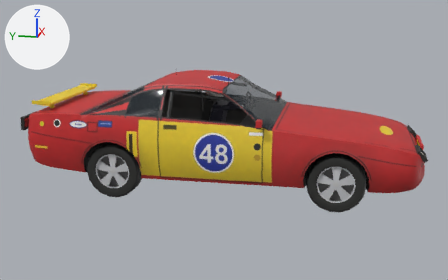
The glTF model public/cars/field/models/48.glb, before and after one commit.
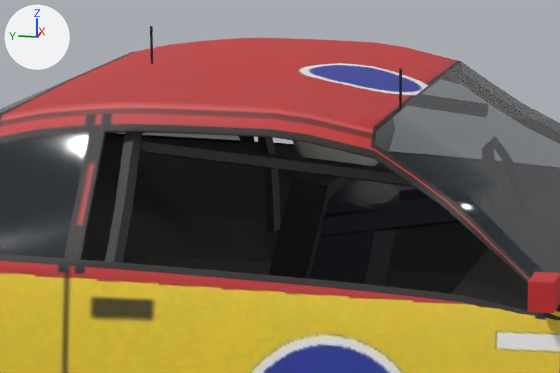
Old and new are each drawn whole from a camera (50 mm lens) standing at (-7.44, -1.36, 2.41) and looking at (-0.04, 0.12, 0.56) and again close up on the part from 32% to 59% of the width and 22% to 50% of the height. The axes (+X, +Y, +Z) are drawn at upper left. The lights are the same throughout. The first two pictures are the older version. Vertices at exactly the same position are counted once.

The first close-up shows 'body'.
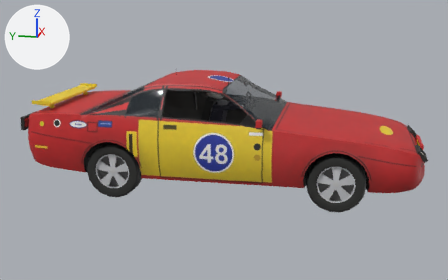
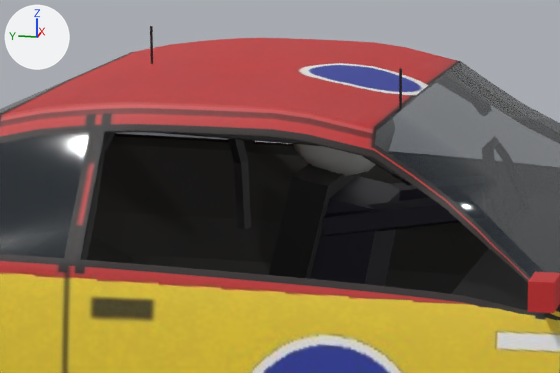
Patch to the scene script:
```diff
--- a/public/cars/field/models/48.glb.py
+++ b/public/cars/field/models/48.glb.py
@@ me_body_mesh @@
 me_body_mesh.from_pydata(...)  # 3223 vertices, 5956 faces; spans x -1.01..1.01, y -2.26..2.45, z 0.21..1.43
 # used by ob_body; location = (0.0, 0.0, 0.0)
+# me_body_mesh part 1: 205 of 3223 vertices moved; they spanned x -0.87..0.87, y -0.57..0.64, z 0.75..1.3 and now span x -0.87..0.87, y -0.57..0.73, z 0.75..1.31; mean shift (-0.01, -0.03, 0.02); largest move (0.84, -0.57, 0.75) -> (-0.81, 0.72, 0.96)
+# me_body_mesh part 2: 22 kept faces spanning x -0.85..0.85, y -0.24..0.73, z 0.75..1.27 get new texture (UV) coordinates
 me_body_mesh.materials.append(mat_car48_livery)
```

Boxes [x1, y1, x2, y2] around the edits, measured in the close-ups (560 x 373 px; the box of a moved part takes in the faces that stretch with it):
part 1 of me_body_mesh, moved or reshaped: before [105, 132, 540, 314]; after [82, 133, 540, 314]
part 2 of me_body_mesh, surface changed: before [140, 151, 396, 185]; after [241, 160, 354, 229]
